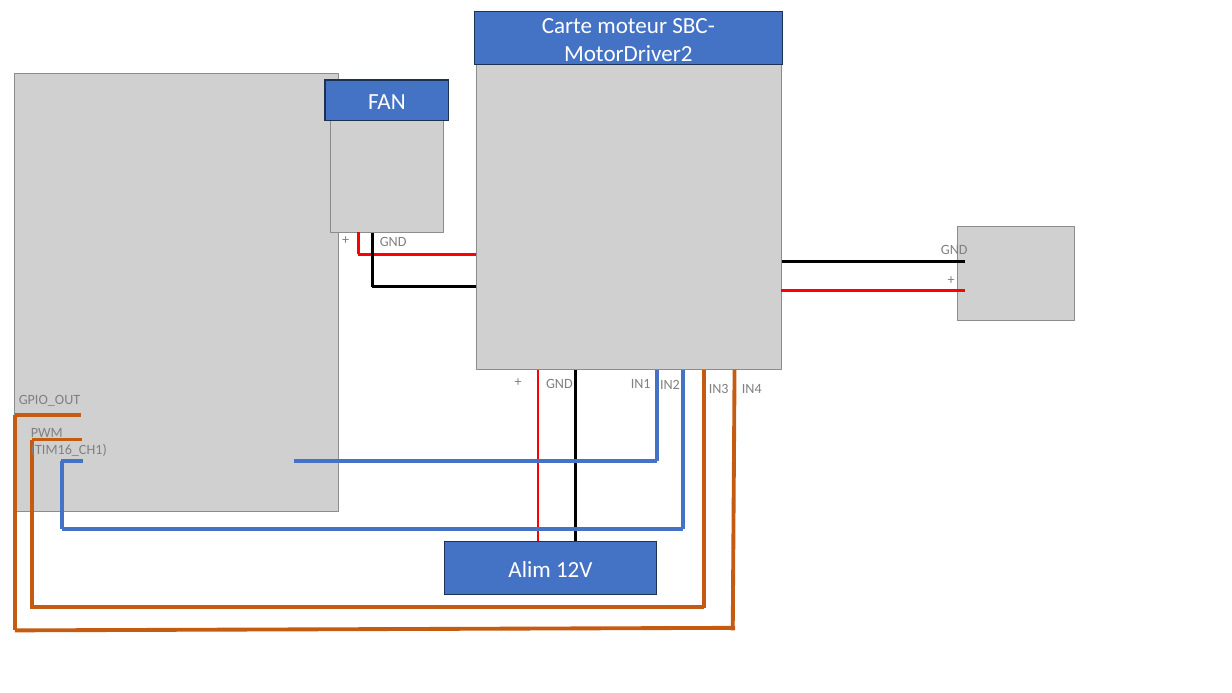
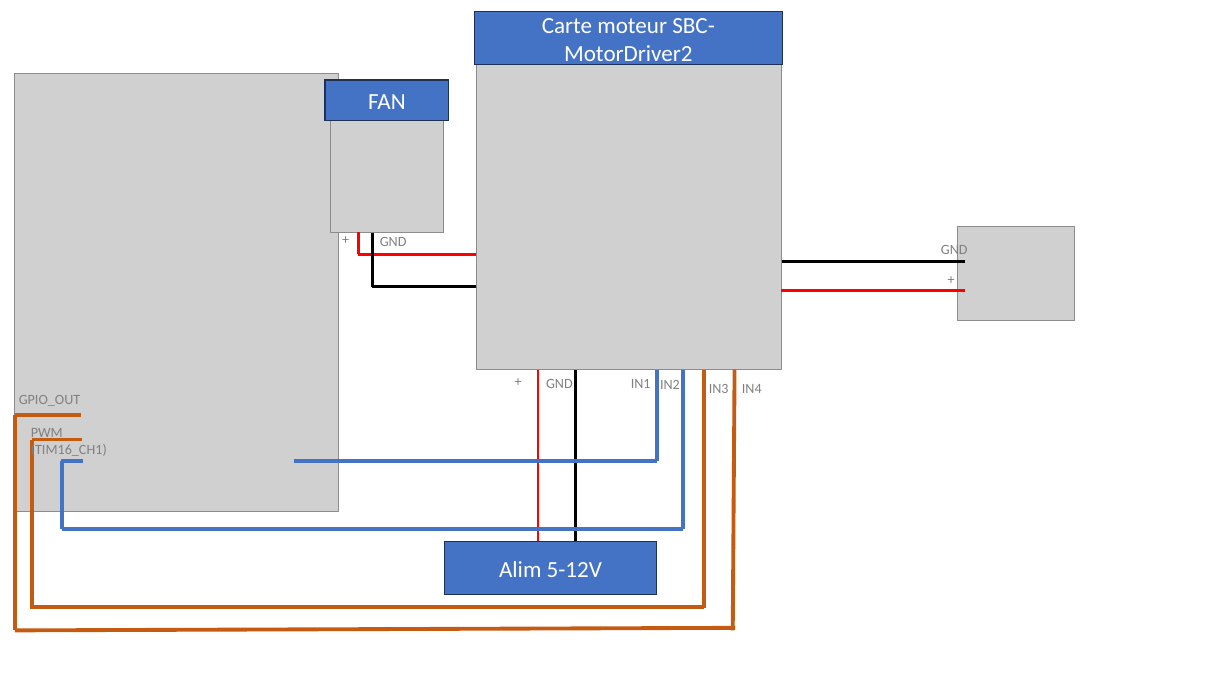
Before and after one commit to Lucas-byte31/Greenhouse, a slide deck: slide 2 of 02_SW_SPEC/Schema de cablage.pptx. Drawn at 1232x693 pixels with LibreOffice and Linux fonts; fonts in the diff are those of the drawing; grey boxes stand for pictures. Boxes give left, top, right and bottom in pixels: in the first picture for what was removed or moved away, otherwise in the second. Text is boxed around its words. In the diff, an @@ line names an element or a change of style, - is before the commit and + after.

```diff
--- a/02_SW_SPEC/Schema de cablage.pptx
+++ b/02_SW_SPEC/Schema de cablage.pptx
@@ text in rectangle at <box>499,561,602,577</box>: text changed @@
-Alim 12V
+Alim 5-12V
```
Also in this commit, not shown: 6 other files.
